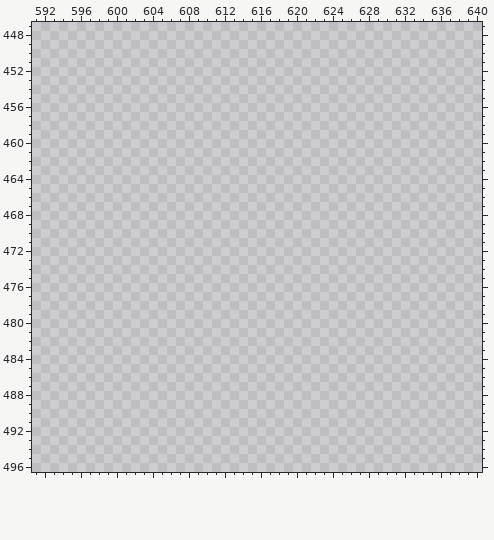
Edited in one commit: pixel-art file (assets/Tile/WastesWorking.ase). Above is the file before it was changed.
1024x512 pixels, 1 frame. Colours within 5 levels of each other are drawn and written as one. Shown: x 591..640, y 447..496. The commit also changed other parts of the picture, which this record leaves out.
The same view after the edit:
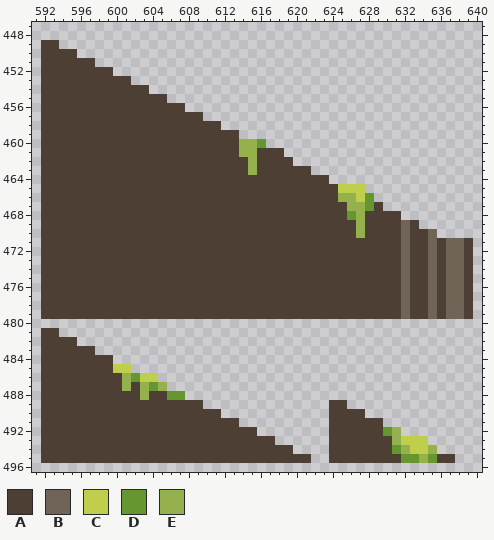
Palette (. is transparent): A #4e3f34  B #706457  C #c0cf4b  D #659630  E #94b14e
From old to new:
Layer "Layer 1":
y 449: x 592..593 .. -> AA
y 450: x 592..595 .... -> AAAA
y 451: x 592..597 ...... -> AAAAAA
y 452: x 592..599 ........ -> AAAAAAAA
y 453: x 592..601 .......... -> AAAAAAAAAA
y 454: x 592..603 ............ -> AAAAAAAAAAAA
y 455: x 592..605 .............. -> AAAAAAAAAAAAAA
y 456: x 592..607 ................ -> AAAAAAAAAAAAAAAA
y 457: x 592..609 .................. -> AAAAAAAAAAAAAAAAAA
y 458: x 592..611 .................... -> AAAAAAAAAAAAAAAAAAAA
y 459: x 592..613 ...................... -> AAAAAAAAAAAAAAAAAAAAAA
y 460: x 592..616 ......................... -> AAAAAAAAAAAAAAAAAAAAAAEED
y 461: x 592..618 ........................... -> AAAAAAAAAAAAAAAAAAAAAAEEAAA
y 462: x 592..619 ............................ -> AAAAAAAAAAAAAAAAAAAAAAAEAAAA
y 463: x 592..621 .............................. -> AAAAAAAAAAAAAAAAAAAAAAAEAAAAAA
y 464: x 592..623 ................................ -> AAAAAAAAAAAAAAAAAAAAAAAAAAAAAAAA
y 465: x 592..627 .................................... -> AAAAAAAAAAAAAAAAAAAAAAAAAAAAAAAAACCC
y 466: x 592..628 ..................................... -> AAAAAAAAAAAAAAAAAAAAAAAAAAAAAAAAAEECD
y 467: x 592..629 ...................................... -> AAAAAAAAAAAAAAAAAAAAAAAAAAAAAAAAAAEEDA
y 468: x 592..631 ........................................ -> AAAAAAAAAAAAAAAAAAAAAAAAAAAAAAAAAADEAAAA
y 469: x 592..633 .......................................... -> AAAAAAAAAAAAAAAAAAAAAAAAAAAAAAAAAAAEAAAABA
y 470: x 592..635 ............................................ -> AAAAAAAAAAAAAAAAAAAAAAAAAAAAAAAAAAAEAAAABAAB
y 471..479: x 592..639 ................................................ -> AAAAAAAAAAAAAAAAAAAAAAAAAAAAAAAAAAAAAAAABAABABBA
y 481: x 592..593 .. -> AA
y 482: x 592..595 .... -> AAAA
y 483: x 592..597 ...... -> AAAAAA
y 484: x 592..599 ........ -> AAAAAAAA
y 485: x 592..601 .......... -> AAAAAAAACC
y 486: x 592..604 ............. -> AAAAAAAAAEDCC
y 487: x 592..605 .............. -> AAAAAAAAAEAEDE
y 488: x 592..607 ................ -> AAAAAAAAAAAEAADD
y 489: x 592..609 .................. -> AAAAAAAAAAAAAAAAAA; x 624..625 .. -> AA
y 490: x 592..611 .................... -> AAAAAAAAAAAAAAAAAAAA; x 624..627 .... -> AAAA
y 491: x 592..613 ...................... -> AAAAAAAAAAAAAAAAAAAAAA; x 624..629 ...... -> AAAAAA
y 492: x 592..615 ........................ -> AAAAAAAAAAAAAAAAAAAAAAAA; x 624..631 ........ -> AAAAAADE
y 493: x 592..617 .......................... -> AAAAAAAAAAAAAAAAAAAAAAAAAA; x 624..634 ........... -> AAAAAAAECCC
y 494: x 592..619 ............................ -> AAAAAAAAAAAAAAAAAAAAAAAAAAAA; x 624..635 ............ -> AAAAAAADECCE
y 495: x 592..621 .............................. -> AAAAAAAAAAAAAAAAAAAAAAAAAAAAAA; x 624..637 .............. -> AAAAAAAADDEDAA
Pixel boxes of the changes (left, top, right, bottom) in both pictures:
added: (41, 40, 473, 463)
